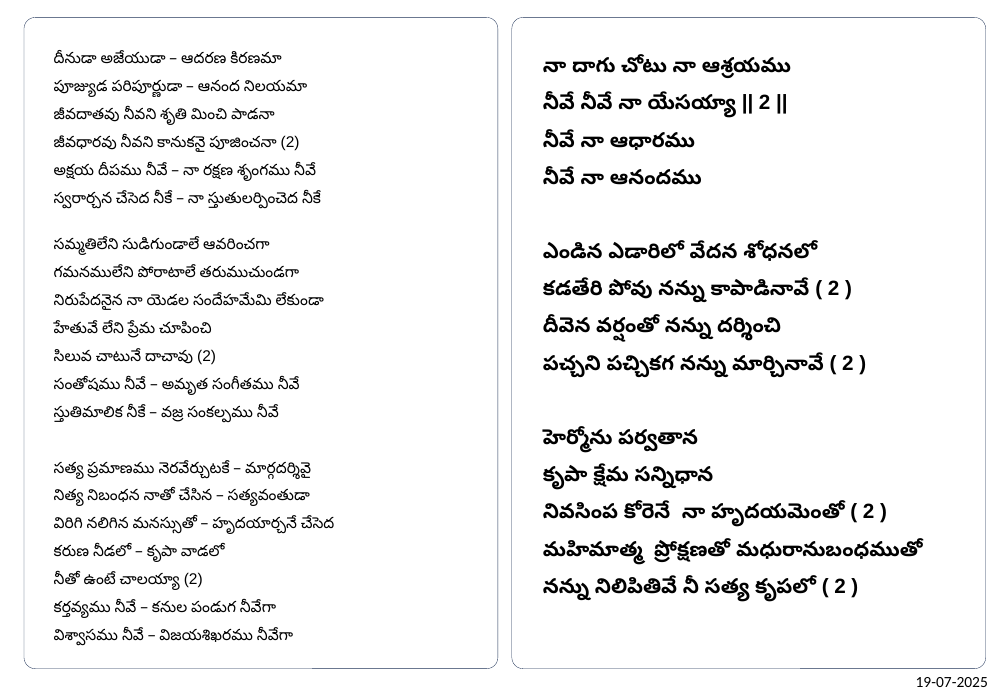
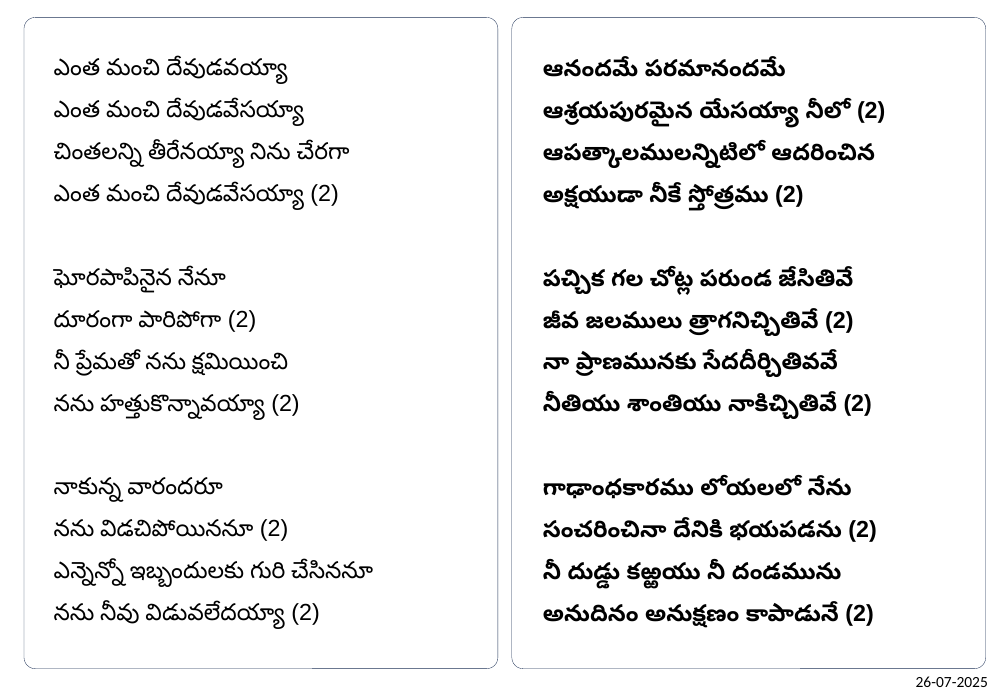
Before and after one commit to venu-webdev/songsDb, a slide deck: slide 2 of songsTemplate.pptx. Drawn at 1008x698 pixels with LibreOffice and Linux fonts; fonts in the diff are those of the drawing. Boxes give left, top, right and bottom in pixels: in the first picture for what was removed or moved away, otherwise in the second. Text is boxed around its words. In the diff, an @@ line names an element or a change of style, - is before the commit and + after.

```diff
--- a/songsTemplate.pptx
+++ b/songsTemplate.pptx
@@ text at <box>54,59,373,629</box>: text changed; size 12 to 18 pt @@
-దీనుడా అజేయుడా – ఆదరణ కిరణమా
-పూజ్యుడ పరిపూర్ణుడా – ఆనంద నిలయమా
-జీవదాతవు నీవని శృతి మించి పాడనా
-జీవధారవు నీవని కానుకనై పూజించనా (2)
-అక్షయ దీపము నీవే – నా రక్షణ శృంగము నీవే
-స్వరార్చన చేసెద నీకే – నా స్తుతులర్పించెద నీకే
-సమ్మతిలేని సుడిగుండాలే ఆవరించగా
-గమనములేని పోరాటాలే తరుముచుండగా
-నిరుపేదనైన నా యెడల సందేహమేమి లేకుండా
-హేతువే లేని ప్రేమ చూపించి
-సిలువ చాటునే దాచావు (2)
-సంతోషము నీవే – అమృత సంగీతము నీవే
-స్తుతిమాలిక నీకే – వజ్ర సంకల్పము నీవే
-సత్య ప్రమాణము నెరవేర్చుటకే – మార్గదర్శివై
-నిత్య నిబంధన నాతో చేసిన – సత్యవంతుడా
-విరిగి నలిగిన మనస్సుతో – హృదయార్చనే చేసెద
-కరుణ నీడలో – కృపా వాడలో
-నీతో ఉంటే చాలయ్యా (2)
-కర్తవ్యము నీవే – కనుల పండుగ నీవేగా
-విశ్వాసము నీవే – విజయశిఖరము నీవేగా
+ఎంత మంచి దేవుడవయ్యా
+ఎంత మంచి దేవుడవేసయ్యా
+చింతలన్ని తీరేనయ్యా నిను చేరగా
+ఎంత మంచి దేవుడవేసయ్యా (2)
+ఘోరపాపినైన నేనూ
+దూరంగా పారిపోగా (2)
+నీ ప్రేమతో నను క్షమియించి
+నను హత్తుకొన్నావయ్యా (2)
+నాకున్న వారందరూ
+నను విడచిపోయిననూ (2)
+ఎన్నెన్నో ఇబ్బందులకు గురి చేసిననూ
+నను నీవు విడువలేదయ్యా (2)
@@ text at <box>543,60,885,628</box>: text changed; size 16 to 18 pt @@
-నా దాగు చోటు నా ఆశ్రయము
-నీవే నీవే నా యేసయ్యా || 2 ||
-నీవే నా ఆధారము
-నీవే నా ఆనందము
-ఎండిన ఎడారిలో వేదన శోధనలో
-కడతేరి పోవు నన్ను కాపాడినావే ( 2 )
-దీవెన వర్షంతో నన్ను దర్శించి
-పచ్చని పచ్చికగ నన్ను మార్చినావే ( 2 )
-హెర్మోను పర్వతాన
-కృపా క్షేమ సన్నిధాన
-నివసింప కోరెనే నా హృదయమెంతో ( 2 )
-మహిమాత్మ ప్రోక్షణతో మధురానుబంధముతో
-నన్ను నిలిపితివే నీ సత్య కృపలో ( 2 )
+ఆనందమే పరమానందమే
+ఆశ్రయపురమైన యేసయ్యా నీలో (2)
+ఆపత్కాలములన్నిటిలో ఆదరించిన
+అక్షయుడా నీకే స్తోత్రము (2)
+పచ్చిక గల చోట్ల పరుండ జేసితివే
+జీవ జలములు త్రాగనిచ్చితివే (2)
+నా ప్రాణమునకు సేదదీర్చితివవే
+నీతియు శాంతియు నాకిచ్చితివే (2)
+గాఢాంధకారము లోయలలో నేను
+సంచరించినా దేనికి భయపడను (2)
+నీ దుడ్డు కఱ్ఱయు నీ దండమును
+అనుదినం అనుక్షణం కాపాడునే (2)
@@ text at <box>916,676,988,687</box>: text changed @@
-19-07-2025
+26-07-2025
```
Also in this commit, not shown: 1 other slide changed, 4 other files.
